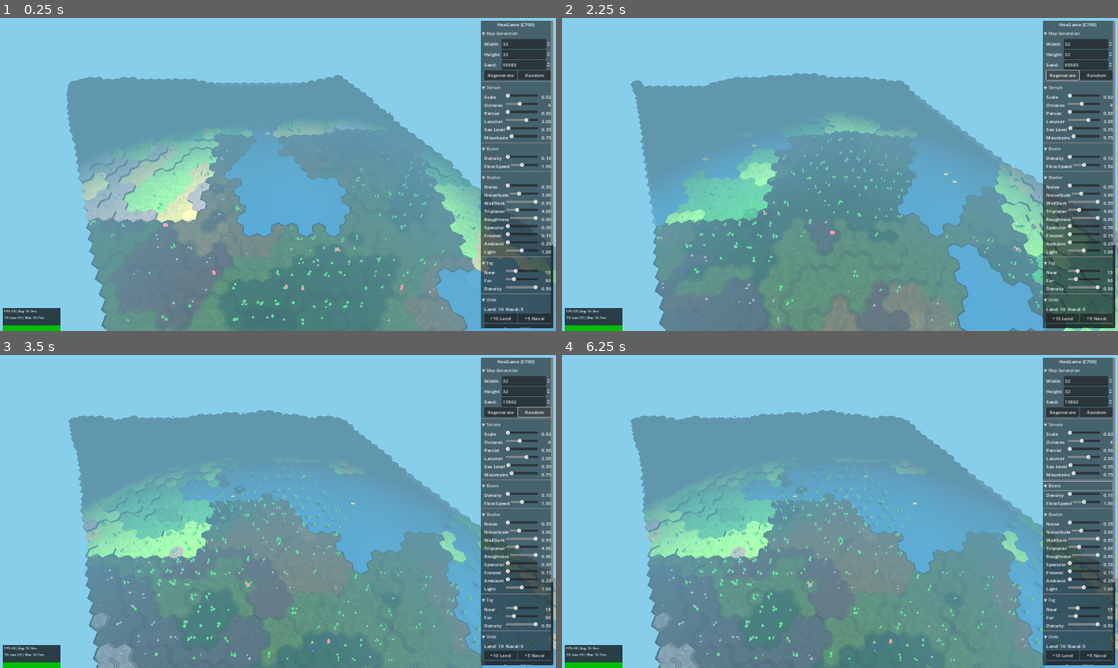
Above: before the commit, frames 1-4 (two rows, left to right).
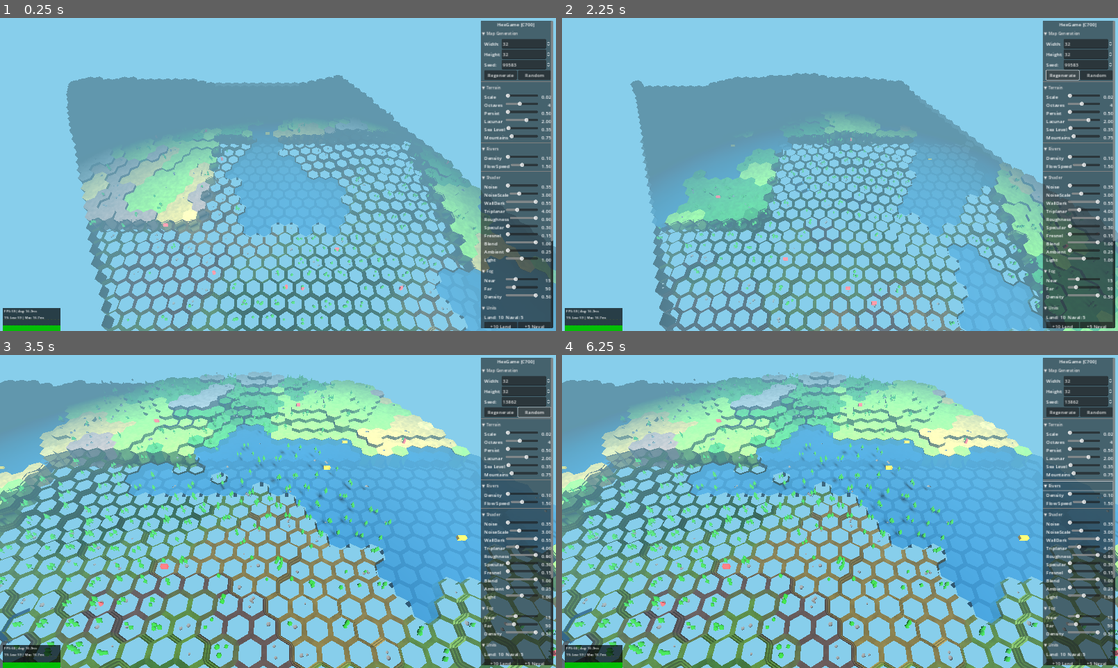
Above: after the commit, the same moments.

Repository: bobum/hexgame
Game: Godot game, scene res://scenes/main.tscn
The game is run twice, just before and just after one commit, with the same random seed, the same clock (stepped at 60 frames per second) and the same inputs.
Inputs:
- Up to frame 1 (0.25 s): no input
- Up to frame 2 (2.25 s): click "▼ Map Generation" at 0.5 s; click "▶ Map Generation" at 1.25 s; click "Regenerate" at 2 s
- Up to frame 3 (3.5 s): click "Random" at 2.75 s
- Up to frame 4 (6.25 s): click "▼ Terrain" at 3.5 s; click "▶ Terrain" at 4.25 s; click "▼ Rivers" at 5 s; click "▶ Rivers" at 5.75 s

The runs differ from the first frame. In frame 1, 17% of the frame differs, in the area x 17-100%, y 35-100%; in frame 2, 17%; in frame 3, 71%, in the area x 0-100%, y 5-100%; in frame 4, 71%.

Commit message:
Add splat blending for terrain at hex corners
Pre-blend vertex colors at hex corners using neighboring terrain colors,
creating smooth color transitions between different terrain types (grass,
sand, rock, etc). Since Godot 4.3 CUSTOM vertex attributes don't work
reliably, blending is done in the mesh builder rather than the shader.

- HexMeshBuilder: Gather neighbor colors for each cell and blend at corners
- Reduced debug camera distance to show HIGH LOD terrain in screenshots
- Added blend_strength UI slider (for future shader-based blending)
- Shader simplified to use pre-blended vertex colors

Co-Authored-By: Claude Opus 4.5 <noreply@anthropic.com>

Diff:
--- a/godot/src/debug/screenshot_capture.gd
+++ b/godot/src/debug/screenshot_capture.gd
@@ -7,12 +7,12 @@
 const SCREENSHOT_PATH = "C:/projects/hexgame/godot/debug_screenshot.png"
 
 # Fixed camera settings for consistent screenshots
-const DEBUG_CAMERA_DISTANCE: float = 40.0  # See LOD transitions before fog
+const DEBUG_CAMERA_DISTANCE: float = 25.0  # Close enough for HIGH LOD with splat blending
 const DEBUG_CAMERA_PITCH: float = 50.0
 const DEBUG_CAMERA_YAW: float = 0.0
 
 # Auto-capture settings
-const AUTO_CAPTURE_DELAY: float = -1.0  # Set to -1 to disable auto-capture
+const AUTO_CAPTURE_DELAY: float = 2.0  # Set to -1 to disable auto-capture
 const AUTO_QUIT_AFTER_CAPTURE: bool = false
 const DEBUG_SEED: int = 12345  # Fixed seed for consistent screenshots
 
--- a/godot/src/rendering/hex_mesh_builder.gd
+++ b/godot/src/rendering/hex_mesh_builder.gd
@@ -8,8 +8,23 @@
 var indices: PackedInt32Array
 var vertex_index: int = 0
 
+# Splat blending data (3 colors + weights per vertex)
+var splat_color1: PackedColorArray  # Main terrain color (R weight)
+var splat_color2: PackedColorArray  # First neighbor color (G weight)
+var splat_color3: PackedColorArray  # Second neighbor color (B weight)
+var splat_weights: PackedColorArray  # RGB weights for blending (stored as Color for RGBA)
+
+# Current splat state (set before adding vertices)
+var current_splat_color1: Color = Color.WHITE
+var current_splat_color2: Color = Color.WHITE
+var current_splat_color3: Color = Color.WHITE
+var current_splat_weights: Vector3 = Vector3(1, 0, 0)
+
 # Pre-calculated corner offsets
 var corners: Array[Vector3]
+
+# Mapping from edge index to neighbor direction
+const EDGE_TO_DIRECTION: Array[int] = [5, 4, 3, 2, 1, 0]
 
 
 func _init() -> void:
@@ -21,7 +36,16 @@
 	vertices = PackedVector3Array()
 	colors = PackedColorArray()
 	indices = PackedInt32Array()
+	splat_color1 = PackedColorArray()
+	splat_color2 = PackedColorArray()
+	splat_color3 = PackedColorArray()
+	splat_weights = PackedColorArray()
 	vertex_index = 0
+	# Reset splat state
+	current_splat_color1 = Color.WHITE
+	current_splat_color2 = Color.WHITE
+	current_splat_color3 = Color.WHITE
+	current_splat_weights = Vector3(1, 0, 0)
 
 
 var _corner_count: int = 0
@@ -38,6 +62,7 @@
 
 	print("Built mesh: %d vertices, %d triangles" % [vertices.size(), vertices.size() / 3])
 	print("Built %d edges, %d corners" % [_edge_count, _corner_count])
+	print("Splat data: colors1=%d, colors2=%d, weights=%d" % [splat_color1.size(), splat_color2.size(), splat_weights.size()])
 	return _create_mesh()
 
 
@@ -67,7 +92,7 @@
 
 	if use_full_hexes:
 		# Simple mode: full hex tops with walls for elevation changes
-		_build_full_hex(center, base_color)
+		_build_full_hex(center, base_color, neighbor_colors)
 
 		# Build walls for elevation drops
 		for dir in range(6):
@@ -84,7 +109,7 @@
 				_build_cliff(center, edge_index, wall_height, base_color)
 	else:
 		# Catlike Coding mode: solid center with edge/corner connections
-		_build_top_face(center, base_color)
+		_build_top_face(center, base_color, neighbor_colors)
 
 		# Build edges for each direction
 		for dir in range(6):
@@ -148,7 +173,9 @@
 
 
 ## Build full hexagon at full radius (no solid/blend regions)
-func _build_full_hex(center: Vector3, color: Color) -> void:
+func _build_full_hex(center: Vector3, color: Color, neighbor_colors: Array[Color] = []) -> void:
+	var has_neighbors = neighbor_colors.size() == 6
+
 	for i in range(6):
 		var c1 = corners[i]
 		var c2 = corners[(i + 1) % 6]
@@ -157,12 +184,41 @@
 		var v2 = Vector3(center.x + c1.x, center.y, center.z + c1.z)
 		var v3 = Vector3(center.x + c2.x, center.y, center.z + c2.z)
 
-		# CW winding for upward-facing in Godot
-		_add_triangle(v1, v2, v3, color)
-
-
-func _build_top_face(center: Vector3, color: Color) -> void:
+		if has_neighbors:
+			# Splat blending: get neighbor directions for this edge
+			var edge_dir = EDGE_TO_DIRECTION[i]
+			var prev_dir = (edge_dir + 1) % 6
+			var next_dir = (edge_dir + 5) % 6
+
+			var neighbor_color1 = neighbor_colors[edge_dir]
+			var neighbor_color2 = neighbor_colors[prev_dir]
+			var neighbor_color_right = neighbor_colors[next_dir]
+
+			# Center vertex - 100% main color
+			_set_splat_solid(color)
+			_add_vertex_with_splat(v1, color)
+
+			# Corner v3 - blend with edge neighbor and right neighbor
+			_set_splat_blended(color, neighbor_color1, neighbor_color_right)
+			_add_vertex_with_splat(v3, color)
+
+			# Corner v2 - blend with edge neighbor and prev neighbor
+			_set_splat_blended(color, neighbor_color1, neighbor_color2)
+			_add_vertex_with_splat(v2, color)
+
+			# Add triangle indices
+			indices.append(vertex_index - 3)
+			indices.append(vertex_index - 2)
+			indices.append(vertex_index - 1)
+		else:
+			# CW winding for upward-facing in Godot
+			_set_splat_solid(color)
+			_add_triangle(v1, v2, v3, color)
+
+
+func _build_top_face(center: Vector3, color: Color, neighbor_colors: Array[Color] = []) -> void:
 	var solid = HexMetrics.SOLID_FACTOR
+	var has_neighbors = neighbor_colors.size() == 6
 
 	for i in range(6):
 		var c1 = corners[i]
@@ -172,11 +228,65 @@
 		var v2 = Vector3(center.x + c1.x * solid, center.y, center.z + c1.z * solid)
 		var v3 = Vector3(center.x + c2.x * solid, center.y, center.z + c2.z * solid)
 
-		_add_triangle_with_colors(v1, color, v2, color, v3, color)
+		if has_neighbors:
+			# Splat blending: get neighbor directions for this edge
+			var edge_dir = EDGE_TO_DIRECTION[i]
+			var prev_dir = (edge_dir + 1) % 6
+			var next_dir = (edge_dir + 5) % 6
+
+			var neighbor_color1 = neighbor_colors[edge_dir]
+			var neighbor_color2 = neighbor_colors[prev_dir]
+			var neighbor_color_right = neighbor_colors[next_dir]
+
+			# Center vertex - 100% main color
+			_set_splat_solid(color)
+			_add_vertex_with_splat(v1, color)
+
+			# Corner v3 - blend with edge neighbor and right neighbor
+			_set_splat_blended(color, neighbor_color1, neighbor_color_right)
+			_add_vertex_with_splat(v3, color)
+
+			# Corner v2 - blend with edge neighbor and prev neighbor
+			_set_splat_blended(color, neighbor_color1, neighbor_color2)
+			_add_vertex_with_splat(v2, color)
+
+			# Add triangle indices
+			indices.append(vertex_index - 3)
+			indices.append(vertex_index - 2)
+			indices.append(vertex_index - 1)
+		else:
+			# No splatting - use solid colors
+			_set_splat_solid(color)
+			_add_triangle_with_colors(v1, color, v2, color, v3, color)
+
+
+## Add a single vertex with pre-blended splat colors (for top face splatting)
+## Instead of passing splat data to shader, we blend colors here in the mesh builder
+func _add_vertex_with_splat(v: Vector3, _base_color: Color) -> void:
+	vertices.append(v)
+
+	# Pre-blend the splat colors using weights
+	var w = current_splat_weights
+	var blended = Color(
+		current_splat_color1.r * w.x + current_splat_color2.r * w.y + current_splat_color3.r * w.z,
+		current_splat_color1.g * w.x + current_splat_color2.g * w.y + current_splat_color3.g * w.z,
+		current_splat_color1.b * w.x + current_splat_color2.b * w.y + current_splat_color3.b * w.z
+	)
+
+	colors.append(blended)
+
+	# Still store splat data for future use (e.g., if custom attributes get fixed)
+	var weight_color = Color(w.x, w.y, w.z, 1.0)
+	splat_color1.append(current_splat_color1)
+	splat_color2.append(current_splat_color2)
+	splat_color3.append(current_splat_color3)
+	splat_weights.append(weight_color)
+	vertex_index += 1
 
 
 func _build_cliff(center: Vector3, edge_index: int, height: float, color: Color) -> void:
 	var wall_color = color.darkened(0.45)
+	_set_splat_solid(wall_color)  # Walls don't blend
 	var c1 = corners[edge_index]
 	var c2 = corners[(edge_index + 1) % 6]
 
@@ -192,6 +302,7 @@
 func _build_terraced_slope(center: Vector3, neighbor_center: Vector3, edge_index: int,
 		begin_color: Color, end_color: Color) -> void:
 	_edge_count += 1
+	_set_splat_solid(begin_color)  # Terraces don't blend
 	var solid = HexMetrics.SOLID_FACTOR
 	var c1 = corners[edge_index]
 	var c2 = corners[(edge_index + 1) % 6]
@@ -260,6 +371,7 @@
 func _build_flat_cliff(center: Vector3, neighbor_center: Vector3, edge_index: int,
 		color: Color, neighbor_color: Color) -> void:
 	_edge_count += 1
+	_set_splat_solid(color)  # Cliffs don't blend
 	var solid = HexMetrics.SOLID_FACTOR
 	var c1 = corners[edge_index]
 	var c2 = corners[(edge_index + 1) % 6]
@@ -285,6 +397,7 @@
 func _build_flat_edge(center: Vector3, neighbor_center: Vector3, edge_index: int,
 		color: Color, neighbor_color: Color) -> void:
 	_edge_count += 1
+	_set_splat_solid(color)  # Flat edges don't blend
 	var solid = HexMetrics.SOLID_FACTOR
 	var c1 = corners[edge_index]
 	var c2 = corners[(edge_index + 1) % 6]
@@ -313,6 +426,7 @@
 func _build_corner(cell: HexCell, center: Vector3, color: Color, dir: int,
 		neighbor1: HexCell, neighbor2: HexCell) -> void:
 	_corner_count += 1
+	_set_splat_solid(color)  # Corner geometry doesn't blend
 	var solid = HexMetrics.SOLID_FACTOR
 	var edge_index = _get_edge_index_for_direction(dir)
 
@@ -648,14 +762,39 @@
 	colors.append(color)
 	colors.append(color)
 
+	# Add splat data for each vertex
+	var weight_color = Color(current_splat_weights.x, current_splat_weights.y, current_splat_weights.z, 1.0)
+	for _i in range(3):
+		splat_color1.append(current_splat_color1)
+		splat_color2.append(current_splat_color2)
+		splat_color3.append(current_splat_color3)
+		splat_weights.append(weight_color)
+
 	indices.append(vertex_index)
 	indices.append(vertex_index + 1)
 	indices.append(vertex_index + 2)
 	vertex_index += 3
 
 
+## Set splat state for next vertices (no blending - 100% main color)
+func _set_splat_solid(color: Color) -> void:
+	current_splat_color1 = color
+	current_splat_color2 = color
+	current_splat_color3 = color
+	current_splat_weights = Vector3(1, 0, 0)
+
+
+## Set splat state for blended corner vertex
+func _set_splat_blended(main_color: Color, neighbor1_color: Color, neighbor2_color: Color) -> void:
+	current_splat_color1 = main_color
+	current_splat_color2 = neighbor1_color
+	current_splat_color3 = neighbor2_color
+	current_splat_weights = Vector3(0.34, 0.33, 0.33)
+
+
 func _create_mesh() -> ArrayMesh:
 	# Use SurfaceTool to build the mesh with FLAT normals for crisp edges
+	# Splat blending is pre-computed in vertex colors, so no custom attributes needed
 	var st = SurfaceTool.new()
 	st.begin(Mesh.PRIMITIVE_TRIANGLES)
 
--- a/godot/src/rendering/terrain_shader.gdshader
+++ b/godot/src/rendering/terrain_shader.gdshader
@@ -12,6 +12,10 @@
 uniform float triplanar_sharpness : hint_range(1.0, 10.0) = 4.0;
 uniform float fresnel_strength : hint_range(0.0, 0.5) = 0.15;
 uniform float specular_strength : hint_range(0.0, 1.0) = 0.3;
+
+// Splat blending is done in mesh builder (pre-blended into vertex colors)
+// This uniform is kept for potential future shader-based blending
+uniform float blend_strength : hint_range(0.0, 1.0) = 1.0;
 
 varying vec3 world_position;
 varying vec3 world_normal;
@@ -82,8 +86,10 @@
 
 void fragment() {
 	vec3 normal = normalize(world_normal);
+	vec3 view_dir = normalize(VIEW);
+
+	// Use pre-blended vertex colors (splat blending done in mesh builder)
 	vec3 color = COLOR.rgb;
-	vec3 view_dir = normalize(VIEW);
 
 	// Boost saturation for more vibrant colors
 	if (saturation_boost > 0.001) {
--- a/godot/src/ui/game_ui.gd
+++ b/godot/src/ui/game_ui.gd
@@ -59,6 +59,7 @@
 var triplanar_slider: HSlider
 var fresnel_slider: HSlider
 var specular_slider: HSlider
+var blend_strength_slider: HSlider
 
 var main_node: Node3D
 
@@ -258,6 +259,9 @@
 	# Fresnel strength (0.0 - 0.5)
 	fresnel_slider = _add_slider(content, "Fresnel", 0.0, 0.5, 0.15, 0.01, _on_fresnel_changed)
 
+	# Blend strength (0.0 - 1.0) - terrain color blending at hex corners
+	blend_strength_slider = _add_slider(content, "Blend", 0.0, 1.0, 1.0, 0.05, _on_blend_strength_changed)
+
 	# Ambient energy (0.0 - 1.0)
 	ambient_energy_slider = _add_slider(content, "Ambient", 0.0, 1.0, 0.25, 0.01, _on_ambient_energy_changed)
 
@@ -548,6 +552,11 @@
 	shader_param_changed.emit("fresnel_strength", value)
 
 
+func _on_blend_strength_changed(value: float) -> void:
+	_update_slider_label(blend_strength_slider, value)
+	shader_param_changed.emit("blend_strength", value)
+
+
 func _on_ambient_energy_changed(value: float) -> void:
 	_update_slider_label(ambient_energy_slider, value)
 	lighting_param_changed.emit("ambient_energy", value)
